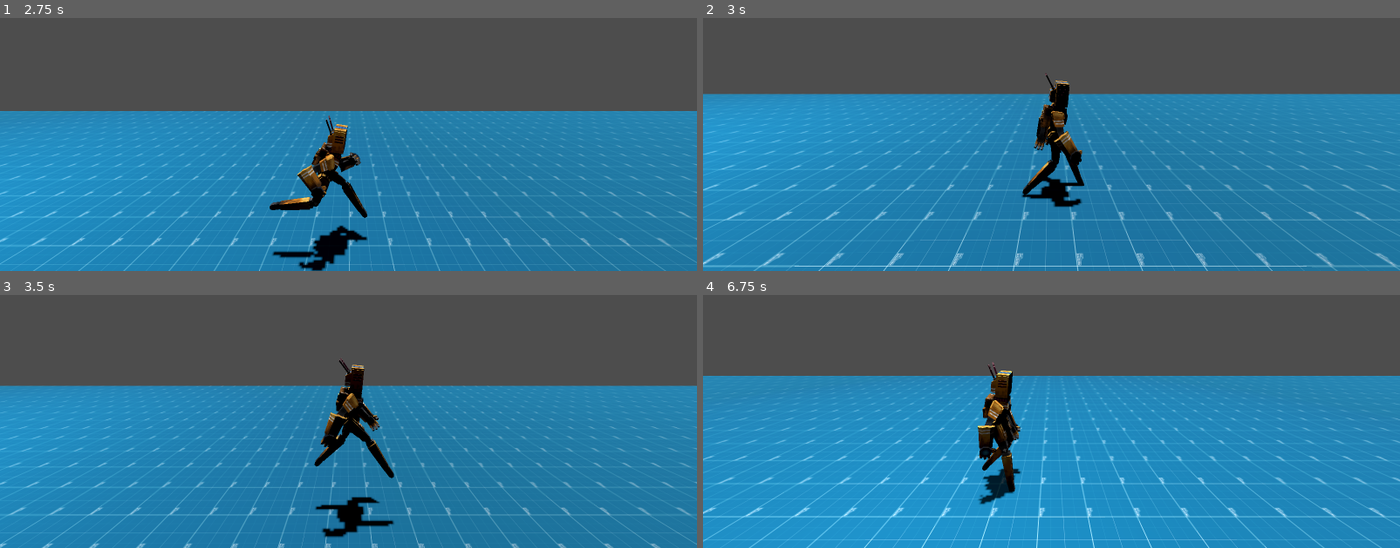
Above: before the commit, frames 1-4 (two rows, left to right).
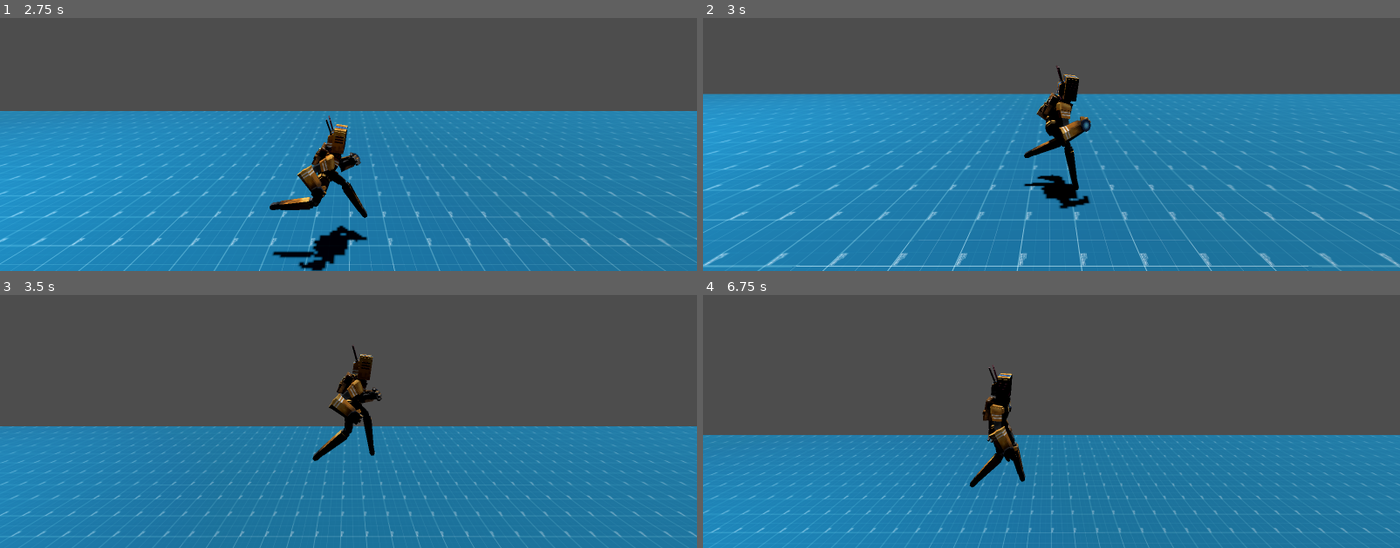
Above: after the commit, the same moments.

Repository: bigloadsoftware/Radio_Boy
Game: Godot game, scene res://scenes/game/main.tscn
Same seed, same stepped clock (60 frames per second), same inputs: the game is played once before the commit and once after it.
Inputs (mouse positions are in pixels of both pictures, inside the frame that each line leads up to):
- Up to frame 1 (2.75 s): move the mouse to (501, 55) at 0.52 s; hold D (move_right) 0.53-1.28 s; hold Right mouse button (aim) 0.53-1.28 s; tap Space (move_jump) at 0.77, 1.52 s; tap Shift (toggle_walk_or_run) at 0.8, 1.35, 2.3 s; move the mouse to (209, 96) at 1.27 s; hold A (move_left) 1.28-2.03 s; right-click (209, 96) at 1.55 s; move the mouse to (outside the picture) at 2.02 s; hold D (move_right) from 2.03 s (still down); hold Right mouse button (aim) from 2.03 s (still down)
- Up to frame 2 (3 s): keep holding D (move_right); move the mouse to (1016, 154) at 2.77 s; release Right mouse button (aim) at 2.78 s; tap Shift (toggle_walk_or_run) at 2.85 s
- Up to frame 3 (3.5 s): keep holding D (move_right); tap Space (move_jump) at 3.02 s; right-click (313, 431) at 3.05 s
- Up to frame 4 (6.75 s): move the mouse to (1260, 411) at 3.52 s; release D (move_right) at 3.53 s; hold Right mouse button (aim) 3.53-4.28 s; hold A (move_left) 3.53-5.78 s; tap Space (move_jump) at 3.77, 4.52, 6.02 s; tap Shift (toggle_walk_or_run) at 3.8, 4.35, 5.3, 5.85 s; move the mouse to (outside the picture) at 4.27 s; right-click (outside the picture) at 4.55 s; move the mouse to (1086, 353) at 5.02 s; hold Right mouse button (aim) 5.03-5.78 s; move the mouse to (outside the picture) at 5.77 s; hold D (move_right) from 5.78 s (still down); right-click (outside the picture) at 6.05 s; move the mouse to (1204, 332) at 6.52 s; hold Right mouse button (aim) from 6.53 s (still down)

Frame 1 is identical in both runs. In frame 2, 5.6% of the frame differs, in the area x 0-100%, y 18-100%; in frame 3, 22%; in frame 4, 52%, in the area x 0-100%, y 26-100%.

Commit message:
Camera Re-Center Fix

Diff:
--- a/code/mobs/radio_boy/Camera_Pivot.gd
+++ b/code/mobs/radio_boy/Camera_Pivot.gd
@@ -7,14 +7,18 @@
 var camera_aim_reach = 12  #lower number means that character can aim further away
 
 #Outer Node Vars
-var rb_state_walk_or_run_previous
+var rb_movement_state_previous
 
 func _physics_process(_delta):
 	#-->Handle aim
 	#To do list:
 	#-This one needs a timer so it doesn't get processed every machine cycle (so we can make this a little bit more efficient)
 	if Input.is_action_just_pressed("aim"):
-		rb_state_walk_or_run_previous = $"..".rb_state_walk_or_run
+		rb_movement_state_previous = $"..".rb_movement_state
+		$"..".Handle_Movement("Walk", 1)
+
+	if Input.is_action_just_released("aim"):
+		$"..".Handle_Movement("Previous")
 
 	if Input.is_action_pressed("aim"):
 		mouse_vector = (Vector2(get_viewport().get_mouse_position().x - (get_viewport().size.x/2), get_viewport().get_mouse_position().y - (get_viewport().size.y/2)))
@@ -29,12 +33,6 @@
 		velocity.z = (camera_offset.z - position.z) * camera_recenter_speed
 		velocity.y = (camera_offset.y - position.y) * camera_recenter_speed
 
-	if rb_state_walk_or_run_previous == "Run":
-		if Input.is_action_just_pressed("aim"):
-			$"..".Handle_Walk_Run_Toggle("Run")
-		elif Input.is_action_just_released("aim"):
-			$"..".Handle_Walk_Run_Toggle("Walk")
-
 	#<--
 
 	move_and_slide()
--- a/code/mobs/radio_boy/Radio_Boy.gd
+++ b/code/mobs/radio_boy/Radio_Boy.gd
@@ -11,9 +11,14 @@
 var rb_last_direction_faced
 var rb_angle_is_changing = 0
 var rb_last_angle_faced : float = 360
-var rb_state_walk_or_run = "Run"
+
+var rb_movement_state = "Run"
 var rb_movement_speed = SPEED_RUN
 var rb_movement_jump = JUMP_VELOCITY_RUN
+
+var rb_movement_state_previous = "Run"
+var rb_movement_speed_previous = SPEED_RUN
+var rb_movement_jump_previous = JUMP_VELOCITY_RUN
 
 #Get the gravity from the project settings to be synced with RigidBody nodes.
 var gravity = ProjectSettings.get_setting("physics/3d/default_gravity")
@@ -32,7 +37,7 @@
 
 	#-->Handle walk/run toggle.
 	if Input.is_action_just_pressed("toggle_walk_or_run"):
-		Handle_Walk_Run_Toggle()
+		Handle_Movement()
 	#<--
 
 	#-->Handle directions
@@ -40,25 +45,23 @@
 	var direction = (transform.basis * Vector3(input_dir.x, 0, input_dir.y)).normalized()
 
 	if direction:  #Handle directions (which are only two...)
-		if direction.z < 0:  #We are moving right
-			rb_last_direction_faced = "right"
+		if direction.z < 0:  #We are moving Right
+			rb_last_direction_faced = "Right"
 			Smooth_Turn(0, TIME_TURN_WALK)
 
-
-		if direction.z > 0:  #We are moving left
-			rb_last_direction_faced = "left"
+		if direction.z > 0:  #We are moving Left
+			rb_last_direction_faced = "Left"
 			Smooth_Turn(180, TIME_TURN_WALK)
 
-
 		velocity.z = direction.z * rb_movement_speed
-		$Radio_Boy_Model/AnimationPlayer.play(rb_state_walk_or_run)
+		$Radio_Boy_Model/AnimationPlayer.play(rb_movement_state)
 
 	else:
 		velocity.z = move_toward(velocity.z, 0, rb_movement_speed)
 		$Radio_Boy_Model/AnimationPlayer.play("Idle")
-		if rb_last_direction_faced == "right":
+		if rb_last_direction_faced == "Right":
 			Smooth_Turn(-25, TIME_TURN_WALK)
-		elif rb_last_direction_faced == "left":
+		elif rb_last_direction_faced == "Left":
 			Smooth_Turn(205, TIME_TURN_WALK)
 	#<--
 
@@ -72,28 +75,38 @@
 #						Game Functions						  #
 ###############################################################
 
-#-->Handle_Walk_Run_Toggle()
+#-->Handle_Movement()
 #To do list:
-func Handle_Walk_Run_Toggle(state = "Toggle"):
+func Handle_Movement(state = "Toggle", memorize_last_movement = 0):
+	if memorize_last_movement:
+		rb_movement_state_previous = rb_movement_state
+		rb_movement_speed_previous = rb_movement_speed
+		rb_movement_jump_previous = rb_movement_jump
+
 	if state == "Toggle":
-		if rb_state_walk_or_run == "Run":
-			rb_state_walk_or_run = "Walk"
+		if rb_movement_state == "Run":
+			rb_movement_state = "Walk"
 			rb_movement_speed = SPEED_WALK
 			rb_movement_jump = JUMP_VELOCITY_WALK
-		elif rb_state_walk_or_run == "Walk":
-			rb_state_walk_or_run = "Run"
+		elif rb_movement_state == "Walk":
+			rb_movement_state = "Run"
 			rb_movement_speed = SPEED_RUN
 			rb_movement_jump = JUMP_VELOCITY_RUN
 
-	elif state == "Run":
-		rb_state_walk_or_run = "Walk"
+	elif state == "Walk":
+		rb_movement_state = "Walk"
 		rb_movement_speed = SPEED_WALK
 		rb_movement_jump = JUMP_VELOCITY_WALK
 
-	elif state == "Walk":
-		rb_state_walk_or_run = "Run"
+	elif state == "Run":
+		rb_movement_state = "Run"
 		rb_movement_speed = SPEED_RUN
 		rb_movement_jump = JUMP_VELOCITY_RUN
+
+	elif state == "Previous":
+		rb_movement_state = rb_movement_state_previous
+		rb_movement_speed = rb_movement_speed_previous
+		rb_movement_jump = rb_movement_jump_previous
 
 	return
 #<--
@@ -150,9 +163,9 @@
 	var camera_steps = offset_to_fill * 0.1
 	var camera_step_time = time_taken_to_move * 0.01
 
-	if direction == "right":
+	if direction == "Right":
 		if camera_position != direction:
-			camera_position = "right"
+			camera_position = "Right"
 			while offset_to_fill >= (abs($Camera3D.position.z - $Radio_Boy_Model.position.z)):
 				$Camera3D.position.z -= camera_steps
 				await get_tree().create_timer(camera_step_time).timeout
@@ -160,9 +173,9 @@
 			$Camera3D.position.z = -offset_to_fill
 			return
 
-	if direction == "left":
+	if direction == "Left":
 		if camera_position != direction:
-			camera_position = "left"
+			camera_position = "Left"
 			while offset_to_fill >= (abs($Camera3D.position.z - $Radio_Boy_Model.position.z)):
 				$Camera3D.position.z += camera_steps
 				await get_tree().create_timer(camera_step_time).timeout
--- a/project.godot
+++ b/project.godot
@@ -63,6 +63,12 @@
 "events": [Object(InputEventMouseButton,"resource_local_to_scene":false,"resource_name":"","device":-1,"window_id":0,"a …(253 unchanged characters)…
 ]
 }
+crouch={
+"deadzone": 0.5,
+"events": [Object(InputEventKey,"resource_local_to_scene":false,"resource_name":"","device":-1,"window_id":0,"alt_pressed":false,"shift_pressed":false,"ctrl_pressed":false,"meta_pressed":false,"pressed":false,"keycode":0,"physical_keycode":83,"key_label":0,"unicode":115,"echo":false,"script":null)
+, Object(InputEventJoypadMotion,"resource_local_to_scene":false,"resource_name":"","device":-1,"axis":1,"axis_value":1.0,"script":null)
+]
+}
 
 [physics]
 
